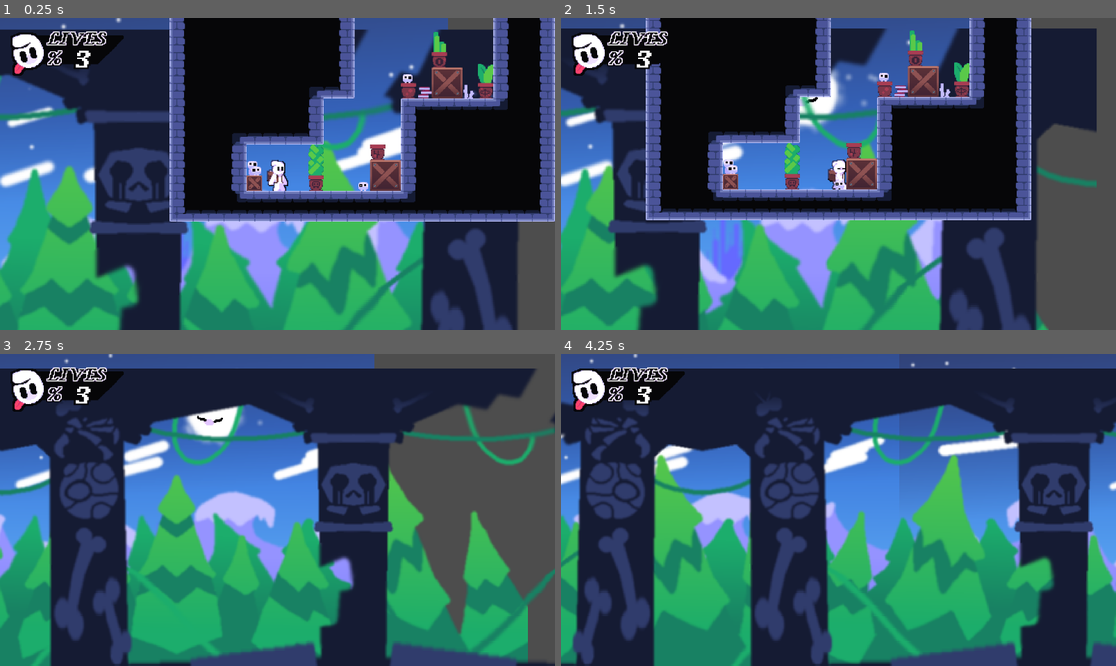
Above: before the commit, frames 1-4 (two rows, left to right).
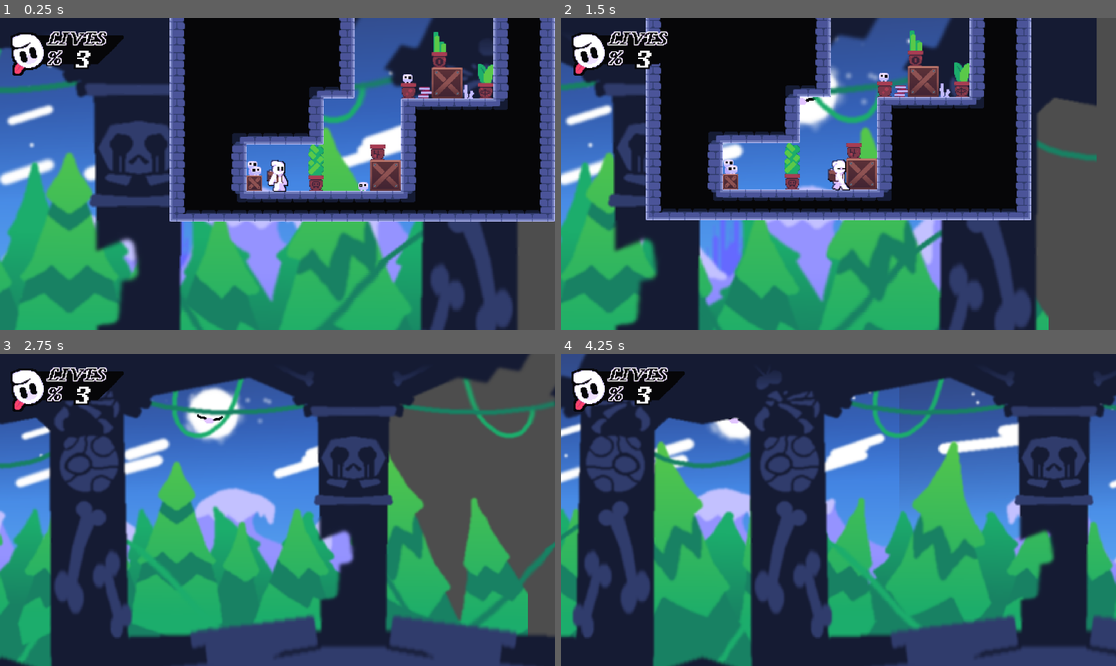
Above: after the commit, the same moments.

Repository: INV-matt/GMTK-game-jam
Game: Godot game, scene res://Main/main.tscn
The game is run twice, just before and just after one commit, with the same random seed, the same clock (stepped at 60 frames per second) and the same inputs.
Inputs:
- Up to frame 1 (0.25 s): no input
- Up to frame 2 (1.5 s): hold D (pl_right) from 0.53 s (still down); tap Z (pl_attack) at 0.6 s; tap Space (pl_jump) at 0.77 s; tap E (pl_dash) at 1.35 s
- Up to frame 3 (2.75 s): tap Space (pl_jump) at 1.52 s; release D (pl_right) at 2.03 s; hold A (pl_left) from 2.03 s (still down); tap Tab (pl_scout) at 2.1 s
- Up to frame 4 (4.25 s): release A (pl_left) at 2.78 s; hold D (pl_right) from 2.78 s (still down); tap Z (pl_attack) at 2.85 s; tap Space (pl_jump) at 3.02, 3.77 s; hold E (pl_dash) from 3.53 s (still down)

The runs differ from the first frame. In frame 1, 21% of the frame differs, in the area x 0-93%, y 0-100%; in frame 2, 19%; in frame 3, 40%, in the area x 0-100%, y 0-100%; in frame 4, 40%.

Commit message:
Added UI functionality to select powers

Diff:
--- a/Main/Globals.gd
+++ b/Main/Globals.gd
@@ -6,6 +6,11 @@
 
 func _ready() -> void:
   _main = get_node("../Main") as Node2D
+
+  # I just want to bedug in peace
+  if not _main :
+    return
+
   _player = _main.get_node("%Player") as Player
 
 func getPlayer() -> Player:
--- a/Main/main.tscn
+++ b/Main/main.tscn
@@ -18,6 +18,9 @@
 region = Rect2(0, 0, 32, 32)
 
 [node name="Main" type="Node2D"]
+
+[node name="levelcontainer" type="Node2D" parent="." groups=["levelcontainer"]]
+unique_name_in_owner = true
 
 [node name="Player" parent="." instance=ExtResource("1_2w1kt")]
 unique_name_in_owner = true
@@ -59,7 +62,7 @@
 scroll_base_offset = Vector2(0, -200)
 
 [node name="sky" type="ParallaxLayer" parent="parallax"]
-motion_scale = Vector2(0.032, 0.032)
+motion_scale = Vector2(0.032, 0)
 motion_offset = Vector2(0, 200)
 motion_mirroring = Vector2(912, 0)
 
@@ -67,7 +70,7 @@
 texture = ExtResource("8_f3gf5")
 
 [node name="mountains" type="ParallaxLayer" parent="parallax"]
-motion_scale = Vector2(0.063, 0.063)
+motion_scale = Vector2(0.063, 0)
 motion_offset = Vector2(0, 200)
 motion_mirroring = Vector2(912, 0)
 
@@ -75,7 +78,7 @@
 texture = ExtResource("9_rix8b")
 
 [node name="trees_back" type="ParallaxLayer" parent="parallax"]
-motion_scale = Vector2(0.125, 0.125)
+motion_scale = Vector2(0.125, 0)
 motion_offset = Vector2(0, 200)
 motion_mirroring = Vector2(912, 0)
 
@@ -83,7 +86,7 @@
 texture = ExtResource("10_0jx5h")
 
 [node name="trees_front" type="ParallaxLayer" parent="parallax"]
-motion_scale = Vector2(0.25, 0.25)
+motion_scale = Vector2(0.25, 0)
 motion_offset = Vector2(0, 200)
 motion_mirroring = Vector2(912, 0)
 
@@ -91,14 +94,11 @@
 texture = ExtResource("11_uhr2j")
 
 [node name="temple" type="ParallaxLayer" parent="parallax"]
-motion_scale = Vector2(0.5, 0.5)
+motion_scale = Vector2(0.5, 0)
 motion_offset = Vector2(0, 200)
 motion_mirroring = Vector2(912, 0)
 
 [node name="TempleBg" type="Sprite2D" parent="parallax/temple"]
 texture = ExtResource("12_l5bfp")
 
-[node name="levelcontainer" type="Node2D" parent="." groups=["levelcontainer"]]
-unique_name_in_owner = true
-
 [node name="LevelManager" parent="." instance=ExtResource("12_f3gf5")]
--- a/UI/UI.tres
+++ b/UI/UI.tres
@@ -1,3 +1,5 @@
 [gd_resource type="Theme" format=3 uid="uid://diigp8dh8nst4"]
 
 [resource]
+HBoxContainer/constants/separation = 80
+VBoxContainer/constants/separation = 48
--- /dev/null
+++ b/UI/power_select.gd
@@ -0,0 +1,42 @@
+extends Control
+
+var slotsFull: Array[bool] = []
+var slotsBtn: Array[TextureButton] = []
+
+@export var BlankSlot: CompressedTexture2D
+
+func _powerSelected(btn: TextureButton) :
+  for i in range(len(slotsFull)) :
+    if !slotsFull[i] :
+      var slot = slotsBtn[i]
+
+      slotsFull[i] = true
+      slot.texture_normal = btn.texture_normal
+
+      return
+
+func _powerUnselected(btn: TextureButton) :
+  for i in range(len(slotsFull)) :
+    if slotsBtn[i] == btn :
+      slotsFull[i] = false
+
+      btn.texture_normal = BlankSlot
+
+      return
+
+func _ready() -> void:
+  var availible = $VBoxContainer/availiblePowers
+  var slots = $VBoxContainer/selectedPowers
+
+  for i in availible.get_children() :
+    if i is TextureButton :
+      i.connect("pressed", _powerSelected.bind(i))
+
+  for i in slots.get_children() :
+    if i is TextureButton :
+      i.connect("pressed", _powerUnselected.bind(i))
+
+      i.texture_normal = BlankSlot
+
+      slotsFull.push_back(false)
+      slotsBtn.push_back(i)
--- /dev/null
+++ b/UI/power_select.tscn
@@ -0,0 +1,57 @@
+[gd_scene load_steps=7 format=3 uid="uid://5o18xxp7cefe"]
+
+[ext_resource type="Theme" uid="uid://diigp8dh8nst4" path="res://UI/UI.tres" id="1_0sgcx"]
+[ext_resource type="Script" uid="uid://y3test2wyvet" path="res://UI/power_select.gd" id="1_51ka4"]
+[ext_resource type="Texture2D" uid="uid://dya7ry5w11q6x" path="res://Enemies/Chaser Enemy/Spritesheets/Chaser-FallSheet.png" id="2_qt35a"]
+[ext_resource type="Texture2D" uid="uid://5qs33bf53mo4" path="res://Enemies/Basic Enemy/Spritesheets/Walker-FallSheet.png" id="3_51ka4"]
+[ext_resource type="Texture2D" uid="uid://dbkto7el2ftp1" path="res://Player/Spritesheets/Blank-JumpSheet.png" id="4_d5eav"]
+[ext_resource type="Texture2D" uid="uid://dv4xchma5hf1y" path="res://Player/Spritesheets/Blank-FallSheet.png" id="5_qt35a"]
+
+[node name="powerSelect" type="Control"]
+layout_mode = 3
+anchors_preset = 15
+anchor_right = 1.0
+anchor_bottom = 1.0
+grow_horizontal = 2
+grow_vertical = 2
+script = ExtResource("1_51ka4")
+BlankSlot = ExtResource("5_qt35a")
+
+[node name="VBoxContainer" type="VBoxContainer" parent="."]
+layout_mode = 1
+anchors_preset = -1
+anchor_right = 1.0
+anchor_bottom = 1.0
+theme = ExtResource("1_0sgcx")
+alignment = 1
+metadata/_edit_use_anchors_ = true
+
+[node name="availiblePowers" type="HBoxContainer" parent="VBoxContainer"]
+layout_mode = 2
+theme = ExtResource("1_0sgcx")
+alignment = 1
+
+[node name="power1" type="TextureButton" parent="VBoxContainer/availiblePowers"]
+layout_mode = 2
+texture_normal = ExtResource("2_qt35a")
+
+[node name="power2" type="TextureButton" parent="VBoxContainer/availiblePowers"]
+layout_mode = 2
+texture_normal = ExtResource("3_51ka4")
+
+[node name="power3" type="TextureButton" parent="VBoxContainer/availiblePowers"]
+layout_mode = 2
+texture_normal = ExtResource("4_d5eav")
+
+[node name="selectedPowers" type="HBoxContainer" parent="VBoxContainer"]
+layout_mode = 2
+theme = ExtResource("1_0sgcx")
+alignment = 1
+
+[node name="powerSlot1" type="TextureButton" parent="VBoxContainer/selectedPowers"]
+layout_mode = 2
+texture_normal = ExtResource("5_qt35a")
+
+[node name="powerSlot2" type="TextureButton" parent="VBoxContainer/selectedPowers"]
+layout_mode = 2
+texture_normal = ExtResource("5_qt35a")
Not shown, added: UI/power_select.gd.uid
